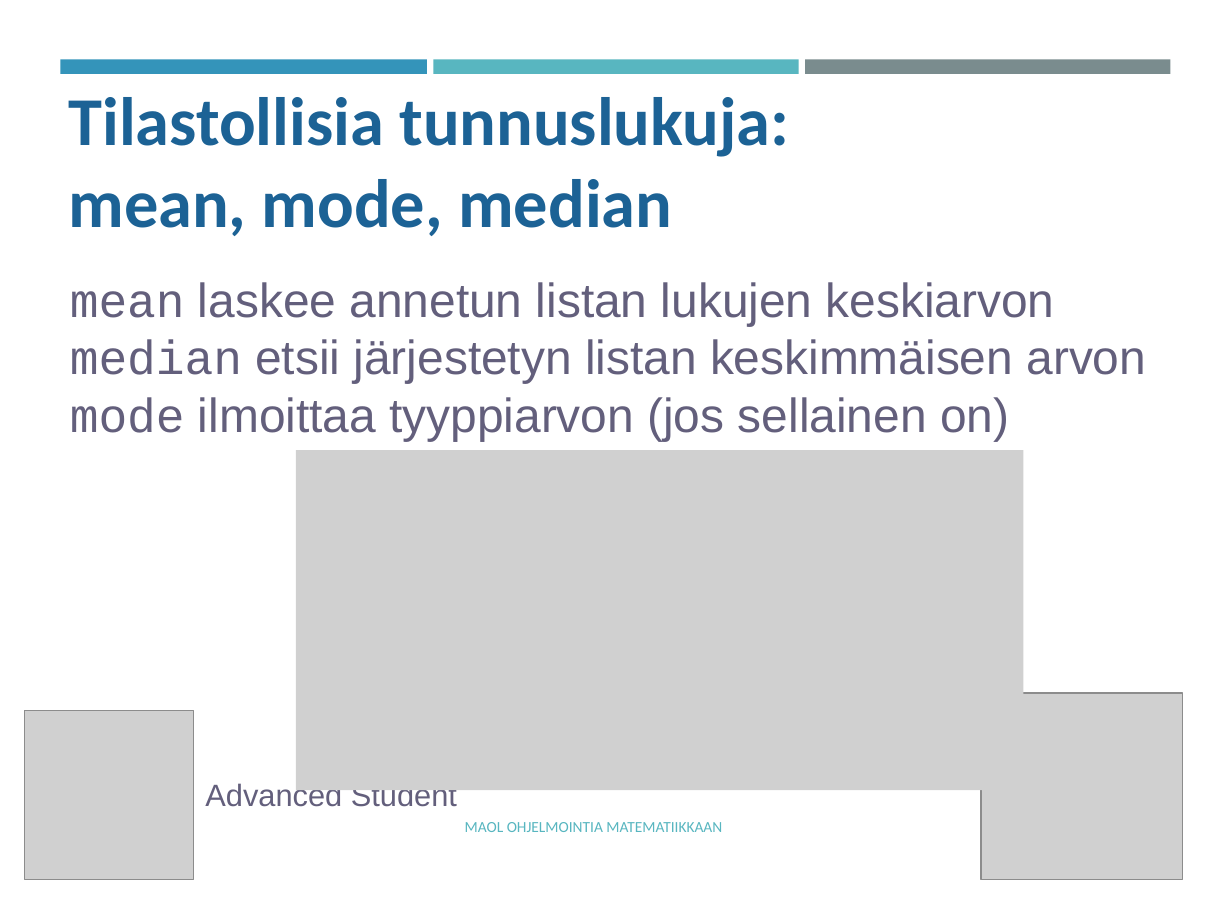
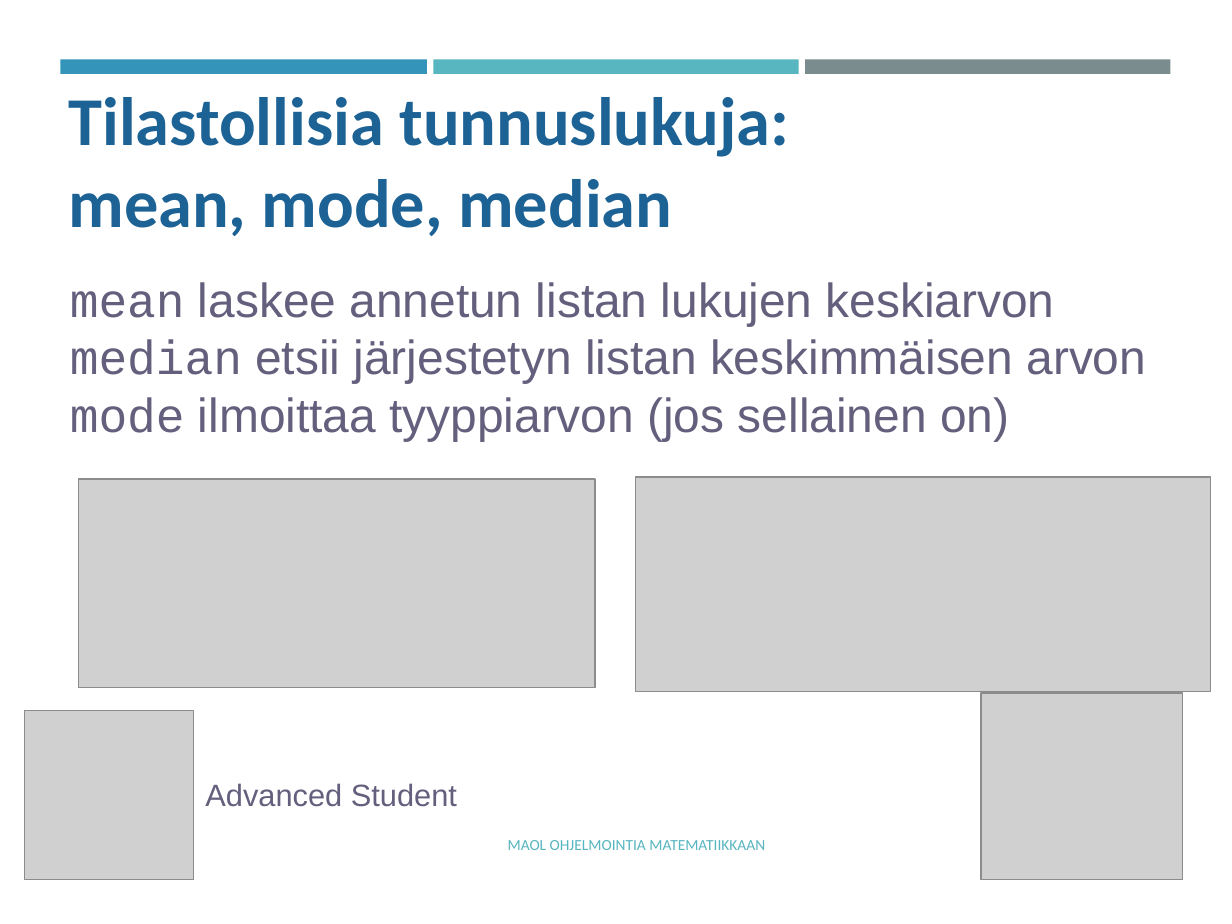
Before and after one commit to tyynetyyne/tyynetyyne.github.io, a slide deck: slide 21 of tehtavat/tiedostot/maol/power_point/Racket-MAOL-9-listat.pptx. Drawn at 1232x924 pixels with LibreOffice and Linux fonts; fonts in the diff are those of the drawing; grey boxes stand for pictures. Boxes give left, top, right and bottom in pixels: in the first picture for what was removed or moved away, otherwise in the second. Text is boxed around its words. In the diff, an @@ line names an element or a change of style, - is before the commit and + after.

```diff
--- a/tehtavat/tiedostot/maol/power_point/Racket-MAOL-9-listat.pptx
+++ b/tehtavat/tiedostot/maol/power_point/Racket-MAOL-9-listat.pptx
@@ picture added at [79, 479, 595, 689] @@
@@ picture removed at [296, 450, 1024, 790] @@
@@ picture added at [636, 477, 1211, 691] @@
@@ text "MAOL OHJELMOINTIA MATEMATIIKKAAN": place and size @@
-text "MAOL OHJELMOINTIA MATEMATIIKKAAN" at [465, 822, 722, 832]
+text "MAOL OHJELMOINTIA MATEMATIIKKAAN" at [508, 840, 765, 850]
```
Also in this commit, not shown: 3 other slides changed, 4 slides added, 2 other files.
